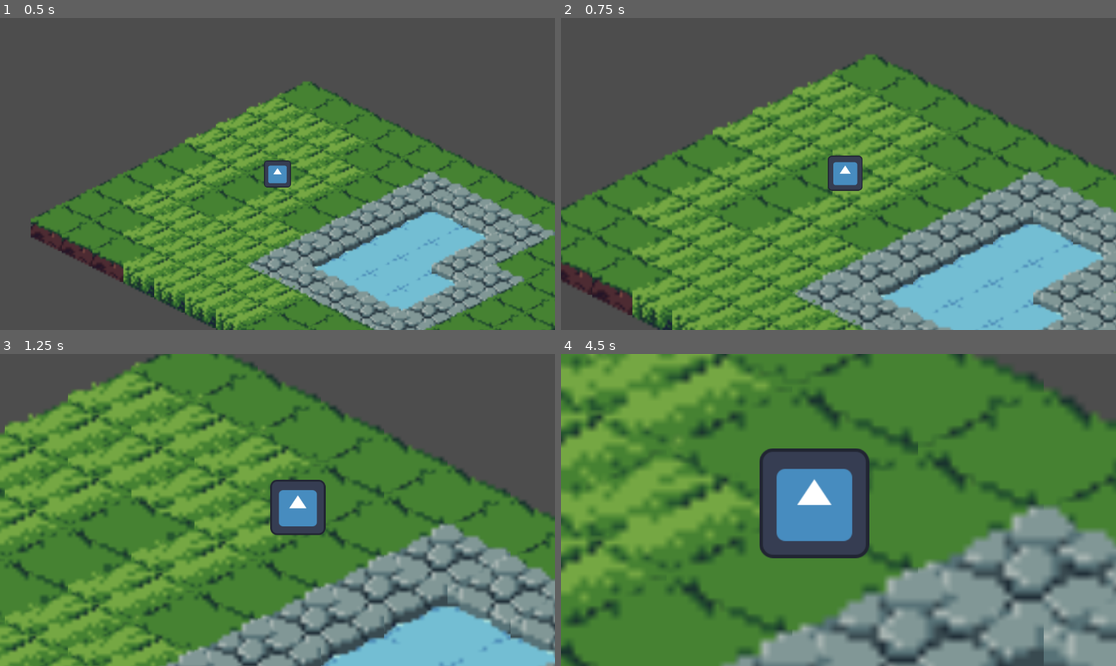
Above: before the commit, frames 1-4 (two rows, left to right).
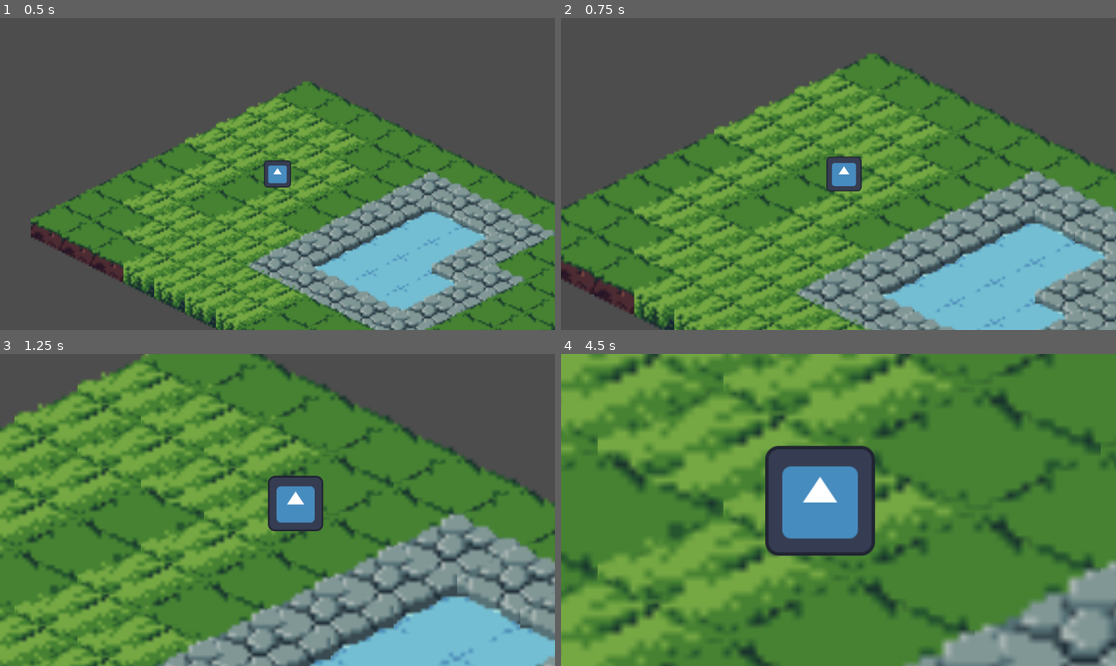
Above: after the commit, the same moments.

Repository: samuelshumake/isometric-dnd
Game: Godot game, scene res://maps/map_1.tscn
Same seed, same stepped clock (60 frames per second), same inputs: the game is played once before the commit and once after it. The engine's default icon, where the game draws it, is replaced by a stand-in: a white triangle on a blue panel in a dark square.
Inputs (mouse positions are in pixels of both pictures, inside the frame that each line leads up to):
- Up to frame 1 (0.5 s): no input
- Up to frame 2 (0.75 s): tap Enter at 0.5 s; move the mouse to (960, 158) at 0.52 s; hold Up (SCROLL_IN) from 0.53 s (still down); click (960, 158) at 0.67 s
- Up to frame 3 (1.25 s): keep holding Up (SCROLL_IN)
- Up to frame 4 (4.5 s): move the mouse to (727, 525) at 1.27 s; release Up (SCROLL_IN) at 1.28 s; tap Down (SCROLL_OUT) at 1.35, 2.85, 4.35 s; click (727, 525) at 1.42 s; move the mouse to (894, 441) at 2.02 s; hold Up (SCROLL_IN) 2.03-2.78 s; click (894, 441) at 2.17 s; move the mouse to (810, 572) at 2.77 s; click (810, 572) at 2.92 s; move the mouse to (1005, 556) at 3.52 s; hold Up (SCROLL_IN) 3.53-4.28 s; click (1005, 556) at 3.67 s; move the mouse to (672, 463) at 4.27 s; click (672, 463) at 4.42 s

Frame 1 is identical in both runs. In frame 2, 8.5% of the frame differs, in the area x 0-100%, y 11-100%; in frame 3, 36%; in frame 4, 56%, in the area x 0-100%, y 0-100%.

Commit message:
enabled grid snap and clear path_global on every click

Diff:
--- a/entities/player.tscn
+++ b/entities/player.tscn
@@ -5,7 +5,7 @@
 [ext_resource type="Script" path="res://scripts/camera_2d.gd" id="3_x724b"]
 
 [sub_resource type="RectangleShape2D" id="RectangleShape2D_sbhju"]
-size = Vector2(4, 4)
+size = Vector2(1, 1)
 
 [node name="Player" type="Node2D"]
 
--- a/scripts/player.gd
+++ b/scripts/player.gd
@@ -4,7 +4,6 @@
 
 var target : Vector2
 var map : TileMapLayer
-var space_state : Object
 
 var astar_grid : AStarGrid2D = AStarGrid2D.new()
 var path_array : Array[Vector2] = []
@@ -14,13 +13,8 @@
 	target = global_position
 	map = get_node("/root/Node2D/TileMapLayer")
 
-	# Raycast init
-	space_state = get_world_2d().direct_space_state
-
 	# A* init
 	astar_grid.region = map.get_used_rect()
-	astar_grid.default_compute_heuristic = AStarGrid2D.HEURISTIC_MANHATTAN
-	astar_grid.diagonal_mode = AStarGrid2D.DIAGONAL_MODE_NEVER
 	astar_grid.update()
 
 	# Loop through all cells and if it has collider, set that cells A* Grid cell to solid
@@ -32,42 +26,23 @@
 func _input(event):
 	if event is InputEventMouseButton and event.pressed:
 		target = get_global_mouse_position()
+		path_global.clear()
 
-		# If collision between player and target, initialize A*
-		if is_collide(target):
-			var curr_coord : Vector2 = map.local_to_map(global_position)
-			var cell_coord : Vector2 = map.local_to_map(target)
+		var curr_coord : Vector2 = map.local_to_map(global_position)
+		var cell_coord : Vector2 = map.local_to_map(target)
 
-			for cell_coords in astar_grid.get_id_path(curr_coord, cell_coord):
-				var cell_position_local : Vector2 = map.map_to_local(cell_coords)
-				var cell_position_global : Vector2 = map.to_global(cell_position_local)
-				path_global.append(cell_position_global)
+		for cell_coords in astar_grid.get_id_path(curr_coord, cell_coord):
+			var cell_position_local : Vector2 = map.map_to_local(cell_coords)
+			var cell_position_global : Vector2 = map.to_global(cell_position_local)
+			path_global.append(cell_position_global)
 
 
 func _physics_process(delta):
 
 	# If A* has been initialized
 	if (path_global):
-
-		# If there's a collision between player and target, continue A*
-		if is_collide(target):
-			velocity = global_position.direction_to(path_global[0]) * speed
-			if (global_position.distance_to(path_global[0]) > 1):
-				move_and_slide()
-			else:
-				path_global.remove_at(0)
-		# Otherwise, empty array
+		velocity = global_position.direction_to(path_global[0]) * speed
+		if (global_position.distance_to(path_global[0]) > 1):
+			move_and_slide()
 		else:
-			path_global.clear()
-	# If no collision, move in a straight line towards target
-	else:
-		velocity = global_position.direction_to(target) * speed
-		if (global_position.distance_to(target) > 1):
-			move_and_slide()
-
-
-# Uses Raycast to check if collision occurs between global_position and end_position
-func is_collide(end_pos):
-	var query : PhysicsRayQueryParameters2D = PhysicsRayQueryParameters2D.create(global_position, end_pos)
-	var result : Dictionary = space_state.intersect_ray(query)
-	return result
+			path_global.remove_at(0)
